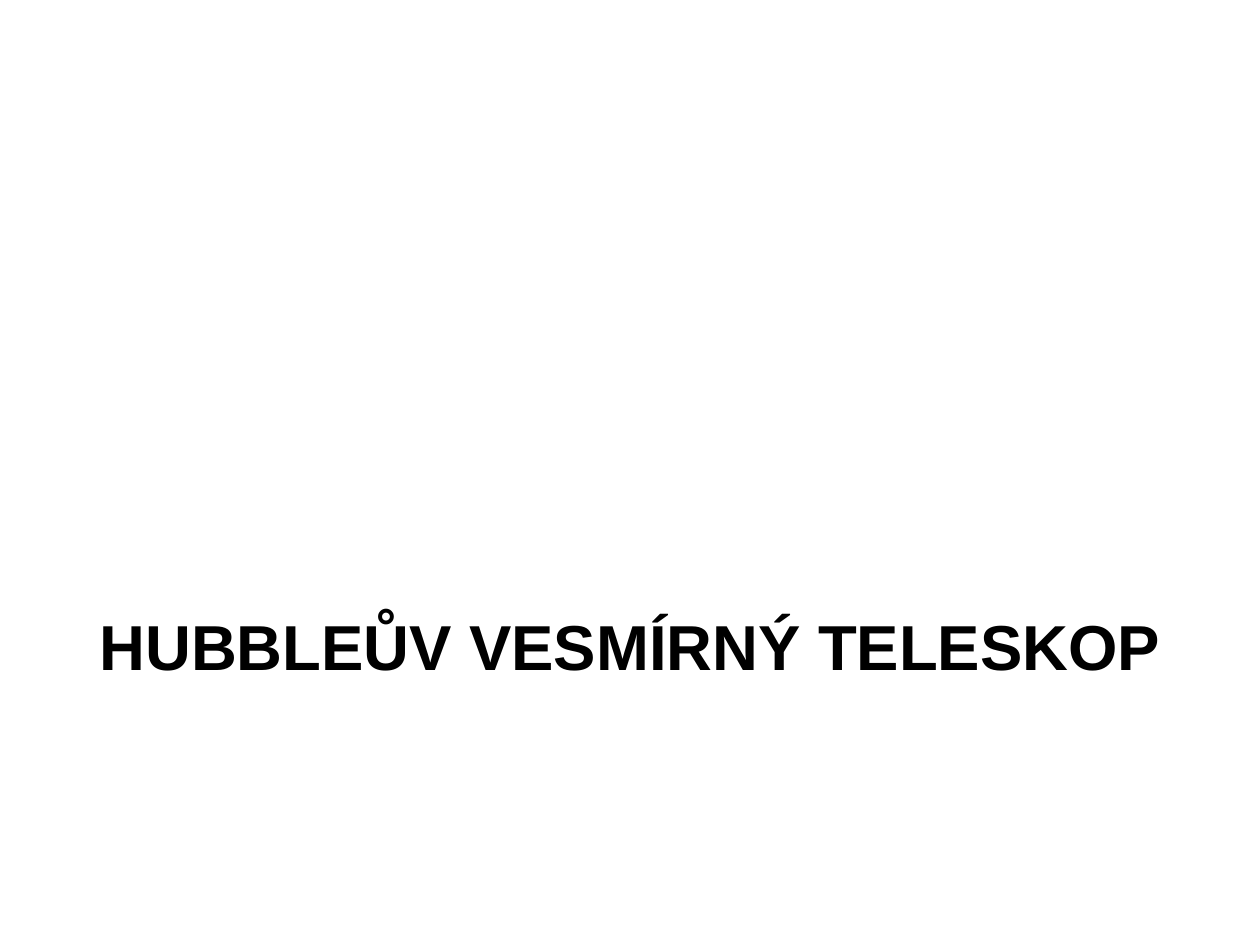
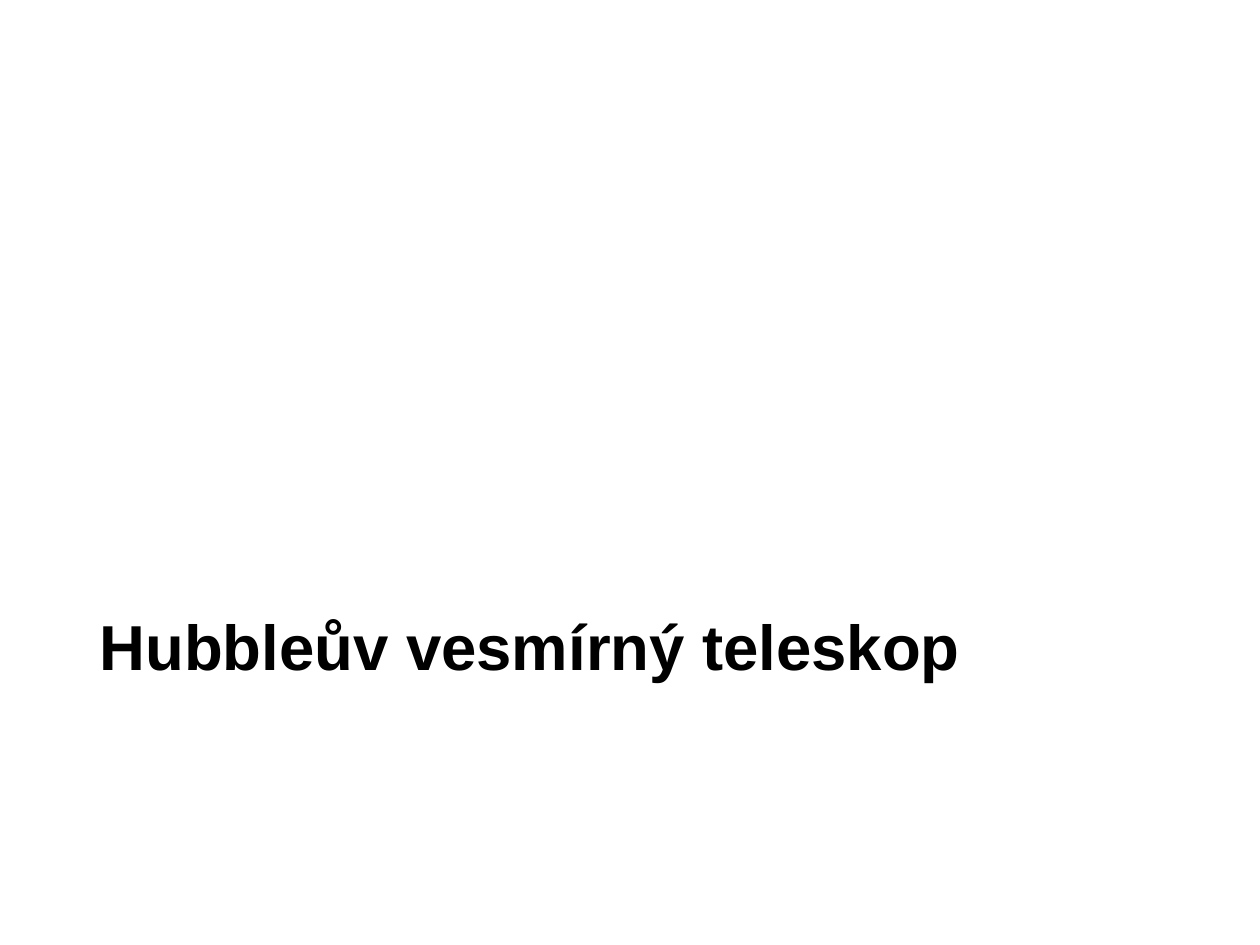
Before and after one commit to fast4shoot/FYO2015, a slide deck: slide 2 of slides/slides.odp. Drawn at 1260x945 pixels with LibreOffice and Linux fonts; fonts in the diff are those of the drawing; background and template pictures are left out. Boxes give left, top, right and bottom in pixels: in the first picture for what was removed or moved away, otherwise in the second. Text is boxed around its words. In the diff, an @@ line names an element or a change of style, - is before the commit and + after.

```diff
--- a/slides/slides.odp
+++ b/slides/slides.odp
@@ text at (100, 620, 959, 682): text changed @@
-HUBBLEŮV VESMÍRNÝ TELESKOP
+Hubbleův vesmírný teleskop
```
Also in this commit, not shown: 10 other slides changed, 6 slides added, 4 slides removed, 2 other files.
